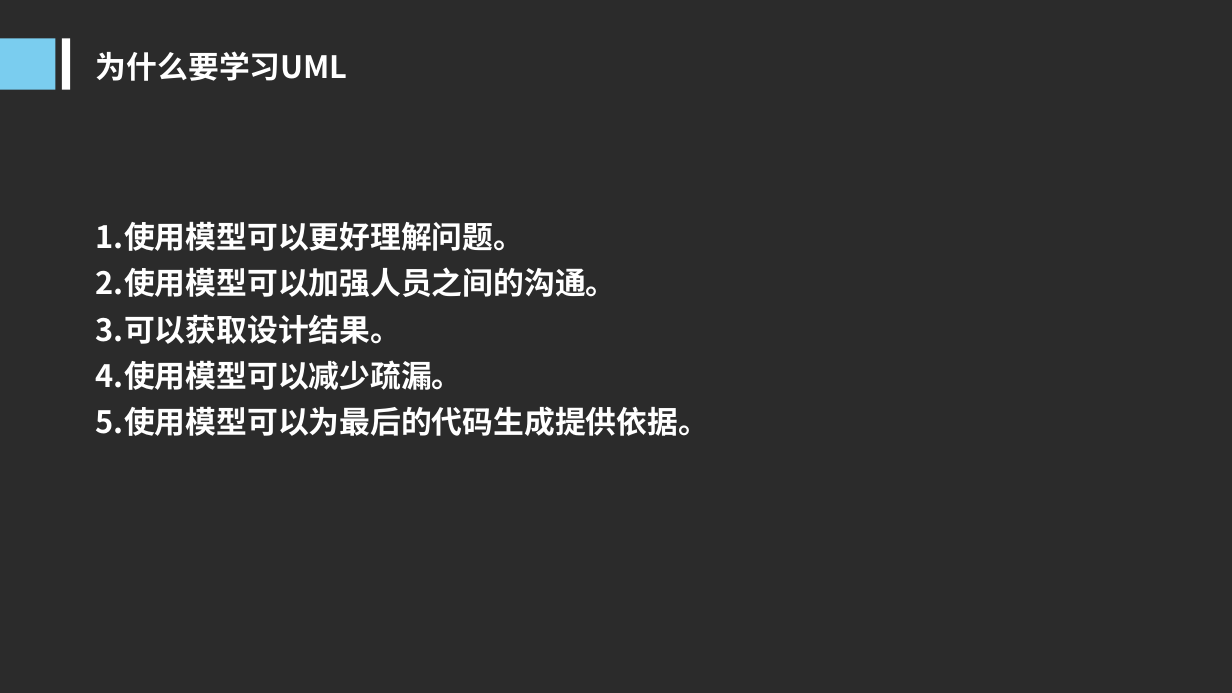
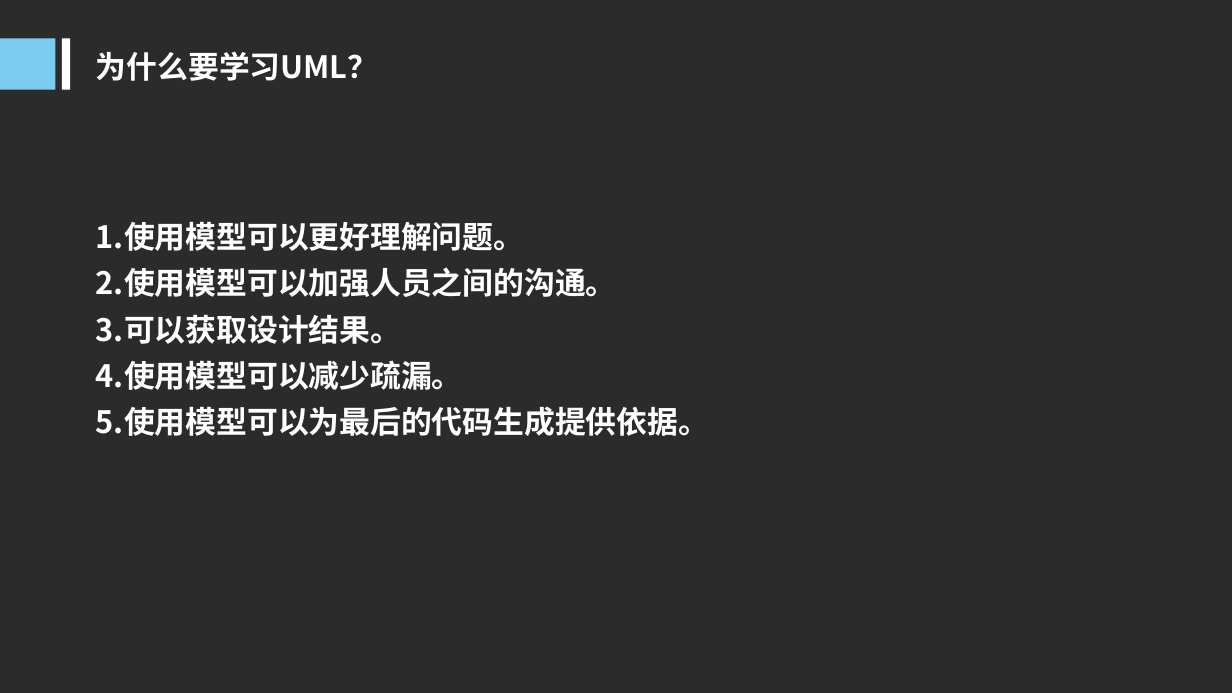
Before and after one commit to woncat/PRD2017, a slide deck: slide 6 of PRD-2017-G25-UML概述PPT V1.0.ppt. Drawn at 1232x693 pixels with LibreOffice and Linux fonts; fonts in the diff are those of the drawing; background and template pictures are left out; a plain dark background stands for a picture behind light text. Boxes give left, top, right and bottom in pixels: in the first picture for what was removed or moved away, otherwise in the second. Text is boxed around its words. In the diff, an @@ line names an element or a change of style, - is before the commit and + after.

```diff
--- a/PRD-2017-G25-UML概述PPT V1.0.ppt
+++ b/PRD-2017-G25-UML概述PPT V1.0.ppt
@@ text at [96, 51, 379, 81]: text changed @@
-为什么要学习UML
+为什么要学习UML？
```
Also in this commit, not shown: 11 other slides changed.
